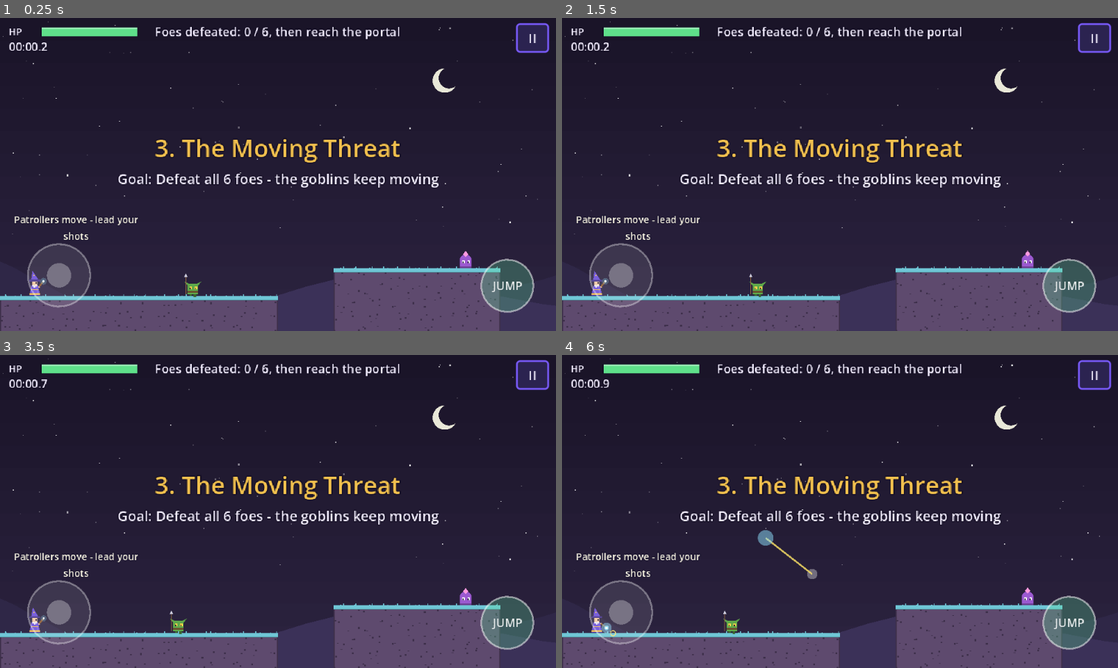
Above: before the commit, frames 1-4 (two rows, left to right).
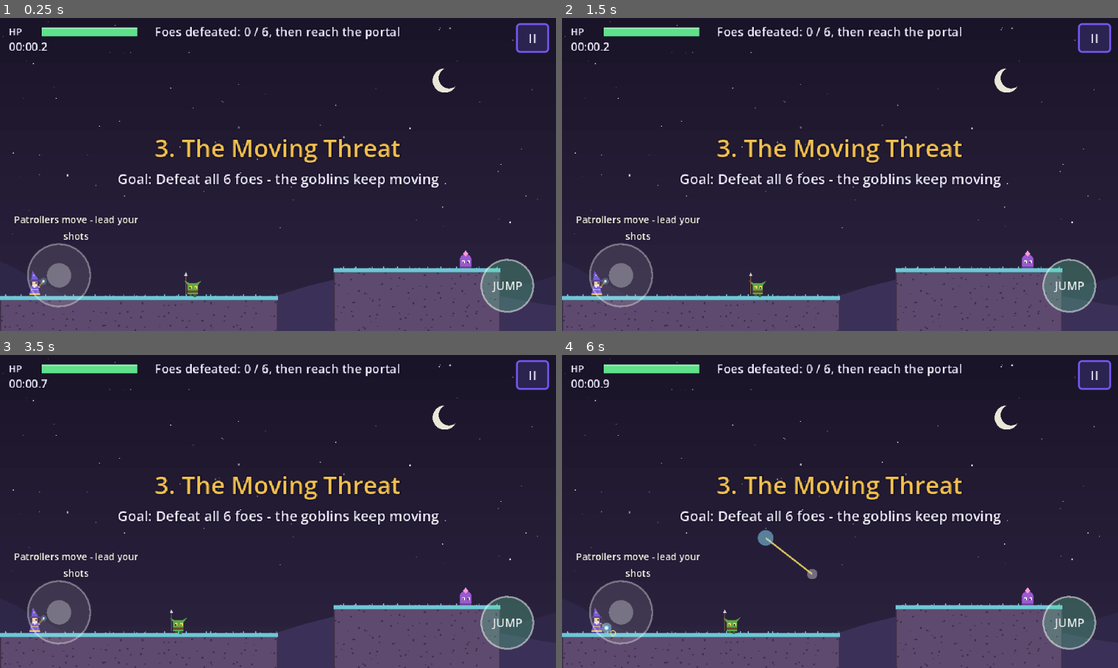
Above: after the commit, the same moments.

Repository: Lynnield/Arcane
Game: Godot game, scene res://scenes/levels/level_3.tscn
Same seed, same stepped clock (60 frames per second), same inputs: the game is played once before the commit and once after it. This scene is started directly instead of the project's main scene.
Inputs (mouse positions are in pixels of both pictures, inside the frame that each line leads up to):
- Up to frame 1 (0.25 s): no input
- Up to frame 2 (1.5 s): click "II" at 0.5 s; click "Restart" at 1.25 s
- Up to frame 3 (3.5 s): tap Enter at 2 s; move the mouse to (400, 495) at 2.02 s; hold D (move_right) 2.03-2.75 s; tap P at 2.1 s; click (400, 495) at 2.17 s; tap Space (jump) at 2.27 s; click "Restart" at 2.75 s
- Up to frame 4 (6 s): drag from (728, 527) to (812, 574) at 3.52 s; move the mouse to (895, 442) at 4.27 s; hold A (move_left) 4.28-5 s; tap P at 4.35 s; click "Restart" at 5 s; drag from (812, 574) to (673, 464) at 5.77 s

The runs differ from the first frame. In frame 1, less than 0.1% of the frame differs, in the area x 33-85%, y 74-88%; in frame 2, less than 0.1%; in frame 3, less than 0.1%, in the area x 30-85%, y 74-88%; in frame 4, less than 0.1%.

Commit message:
feat: enemy wind-up telegraph, hit squash and idle motion
Enemies glow for 0.45 s (boss 0.3 s) before each shot and re-aim when it fires, giving players a fair warning. They squash when hit or firing, breathe while idle and bob while walking.

Diff:
--- a/scripts/enemies/enemy.gd
+++ b/scripts/enemies/enemy.gd
@@ -16,6 +16,8 @@
 @export var orb_speed := Tuning.ENEMY_ORB_SPEED
 @export var body_size := Vector2(14, 16)
 @export var body_color := Color("9b59d0")
+## Seconds an enemy glows as a warning before each shot.
+@export var telegraph := 0.45
 
 var health := 0
 var target: Player
@@ -25,6 +27,9 @@
 var _cooldown := 0.0
 var _flash := 0.0
 var _anim := 0.0
+var _charge := -1.0
+var _scale := Vector2.ONE
+var _scale_vel := Vector2.ZERO
 var _exclude: Array[RID] = []
 
 
@@ -51,11 +56,36 @@
 	_move(delta)
 	move_and_slide()
 	if can_shoot and is_instance_valid(target) and target.health > 0:
-		_cooldown -= delta
-		if _cooldown <= 0.0:
-			# Retry soon when no clear shot exists.
-			_cooldown = fire_cooldown if _try_shoot() else 0.4
+		if _charge >= 0.0:
+			# Wind-up: fire at the end, re-aimed at where the wizard is now.
+			_charge += delta
+			if _charge >= telegraph:
+				_charge = -1.0
+				_cooldown = fire_cooldown if _try_shoot() else 0.4
+		else:
+			_cooldown -= delta
+			if _cooldown <= 0.0:
+				# Only wind up when a clear shot exists; otherwise retry soon.
+				if _find_shot() != Vector2.ZERO:
+					_charge = 0.0
+				else:
+					_cooldown = 0.4
+	else:
+		_charge = -1.0
+	_animate(delta)
 	queue_redraw()
+
+
+func _animate(delta: float) -> void:
+	var target_scale := Vector2(1.0, 1.0 + 0.035 * sin(_anim * 3.0))
+	if _charge >= 0.0:
+		var k := _charge / telegraph
+		target_scale = Vector2(1.0 - 0.08 * k, 1.0 + 0.1 * k)
+	elif absf(velocity.x) > 1.0:
+		target_scale = Vector2(1.0, 1.0 + 0.06 * absf(sin(_anim * 9.0)))
+	_scale_vel += ((target_scale - _scale) * 240.0 - _scale_vel * 14.0) * delta
+	_scale += _scale_vel * delta
+	_scale = _scale.clamp(Vector2(0.7, 0.7), Vector2(1.3, 1.3))
 
 
 ## Overridden by subclasses. Stationary by default.
@@ -67,11 +97,12 @@
 	return global_position + Vector2(0, -body_size.y * 0.65)
 
 
-func _try_shoot() -> bool:
+## Launch velocity of a clear shot at the wizard, or ZERO if there is none.
+func _find_shot() -> Vector2:
 	var from := eye_position()
 	var to := target.global_position + Vector2(0, -10)
 	if from.distance_to(to) > sight:
-		return false
+		return Vector2.ZERO
 	var space := get_world_2d().direct_space_state
 	for high_arc in [false, true]:
 		var vel := OrbPhysics.solve_launch(from, to, orb_speed, high_arc)
@@ -79,12 +110,20 @@
 			continue
 		var path := OrbPhysics.simulate(space, from, vel, OrbPhysics.MASK_WORLD | OrbPhysics.MASK_PLAYER, _exclude, 2.5)
 		if path[path.size() - 1].distance_to(to) < 18.0:
-			var orb := ORB_SCENE.instantiate() as MagicOrb
-			orb.setup(from, vel, OrbPhysics.MASK_WORLD | OrbPhysics.MASK_PLAYER, _exclude, Tuning.ENEMY_ORB_DAMAGE, self, Color("ff6b4a"))
-			get_parent().add_child(orb)
-			Sfx.play("enemy_shoot")
-			return true
-	return false
+			return vel
+	return Vector2.ZERO
+
+
+func _try_shoot() -> bool:
+	var vel := _find_shot()
+	if vel == Vector2.ZERO:
+		return false
+	var orb := ORB_SCENE.instantiate() as MagicOrb
+	orb.setup(eye_position(), vel, OrbPhysics.MASK_WORLD | OrbPhysics.MASK_PLAYER, _exclude, Tuning.ENEMY_ORB_DAMAGE, self, Color("ff6b4a"))
+	get_parent().add_child(orb)
+	Sfx.play("enemy_shoot")
+	_scale = Vector2(1.15, 0.88)
+	return true
 
 
 func take_damage(amount: int, _source: Node = null) -> void:
@@ -92,6 +131,9 @@
 		return
 	health -= amount
 	_flash = 0.12
+	_scale = Vector2(1.25, 0.8)
+	_scale_vel = Vector2.ZERO
+	_charge = -1.0
 	if health <= 0:
 		_die()
 
@@ -117,6 +159,7 @@
 	var c := Color.WHITE if _flash > 0.0 else body_color
 	var w := body_size.x
 	var h := body_size.y
+	draw_set_transform(Vector2.ZERO, 0.0, _scale)
 	match style:
 		"dummy":
 			draw_rect(Rect2(-1, -16, 2, 16), Color("8a5a32"))
@@ -159,6 +202,12 @@
 			draw_colored_polygon(PackedVector2Array([Vector2(0, gem_y - 4), Vector2(3, gem_y), Vector2(0, gem_y + 3), Vector2(-3, gem_y)]), Color("ff9ae0"))
 			_draw_eyes(Vector2(0, -h + 8), Color.WHITE)
 
+	draw_set_transform(Vector2.ZERO, 0.0, Vector2.ONE)
+	if _charge >= 0.0:
+		var k := _charge / telegraph
+		var eye := Vector2(0, -h * 0.65 * _scale.y)
+		draw_circle(eye, 2.0 + 5.0 * k, Color(1.0, 0.42, 0.29, 0.25 + 0.35 * k))
+		draw_arc(eye, 12.0 - 8.0 * k, 0.0, TAU, 16, Color(1.0, 0.8, 0.4, 0.4 + 0.6 * k), 1.5)
 	if health < max_health and not dead:
 		var bar_w := maxf(w, 16.0)
 		var ratio := clampf(float(health) / max_health, 0.0, 1.0)
--- a/scripts/level.gd
+++ b/scripts/level.gd
@@ -108,6 +108,7 @@
 			boss.orb_speed = Tuning.BOSS_ORB_SPEED
 			boss.speed = Tuning.BOSS_SPEED
 			boss.hops = true
+			boss.telegraph = 0.3
 			boss.body_size = Vector2(26, 30)
 			boss.body_color = Color("8a7560")
 			enemy = boss
